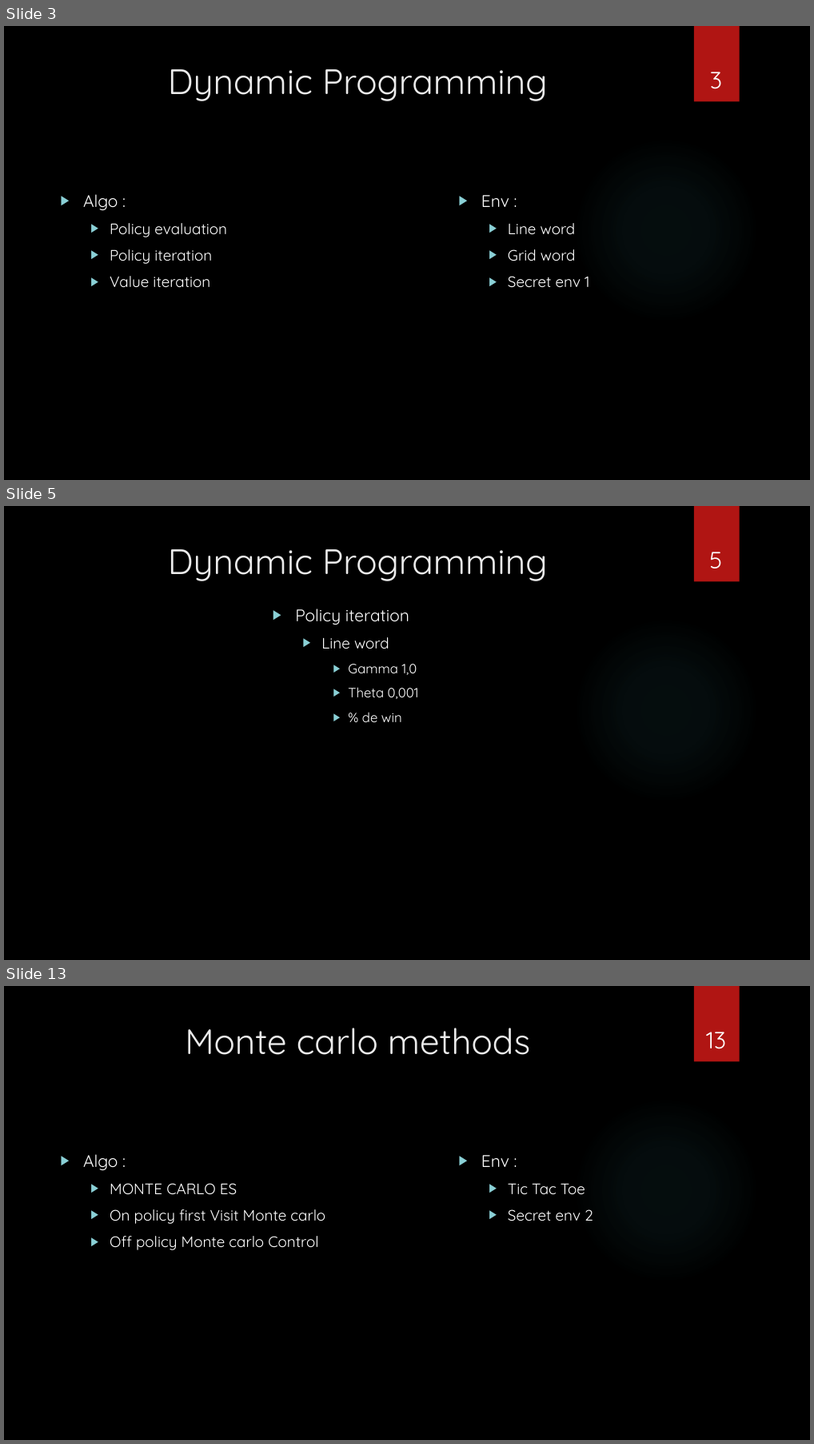
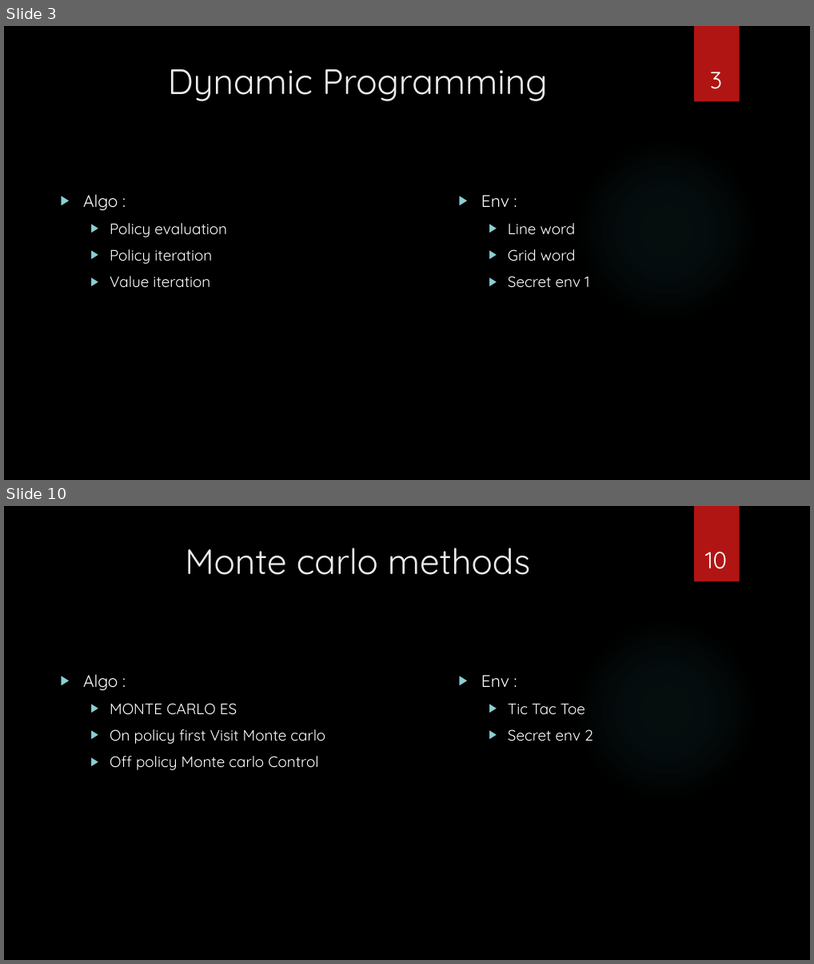
Before and after one commit to natane07/esgi_2021_4a_IABD_drl_sample_project, a slide deck: PPT_DRL.pptx. Shown one above the other, each under a label of ours: slides 3, 5 and 13 before the commit, slides 3 and 10 after it; the slides between them are not shown. The pictures are 814x1444 and 814x964 pixels, drawn with LibreOffice and Linux fonts; fonts in the diff are those of the drawing; background and template pictures are left out. Boxes give left, top, right and bottom in pixels: in the first picture for what was removed or moved away, otherwise in the second. Text is boxed around its words. In the diff, an @@ line names an element or a change of style, - is before the commit and + after.

```diff
--- a/PPT_DRL.pptx
+++ b/PPT_DRL.pptx
@@ slide 5 removed at [4,506,810,960], background picture (left out); not listed: 2 template elements that a slide beside it also shows @@
@@ title removed at [168,549,548,581] @@
-Dynamic Programming
@@ page number removed at [710,552,722,568] @@
-5
@@ text removed at [295,608,419,722] @@
-▶ Policy iteration
-  ▶ Line word
-    ▶ Gamma 1,0
-    ▶ Theta 0,001
-    ▶ % de win
@@ what was slide 13 is now slide 10 @@
@@ page number at [706,552,727,569]: text changed @@
-13
+10
```
Also in this commit, not shown: 7 slides changed, 2 other slides removed, 1 other file.
